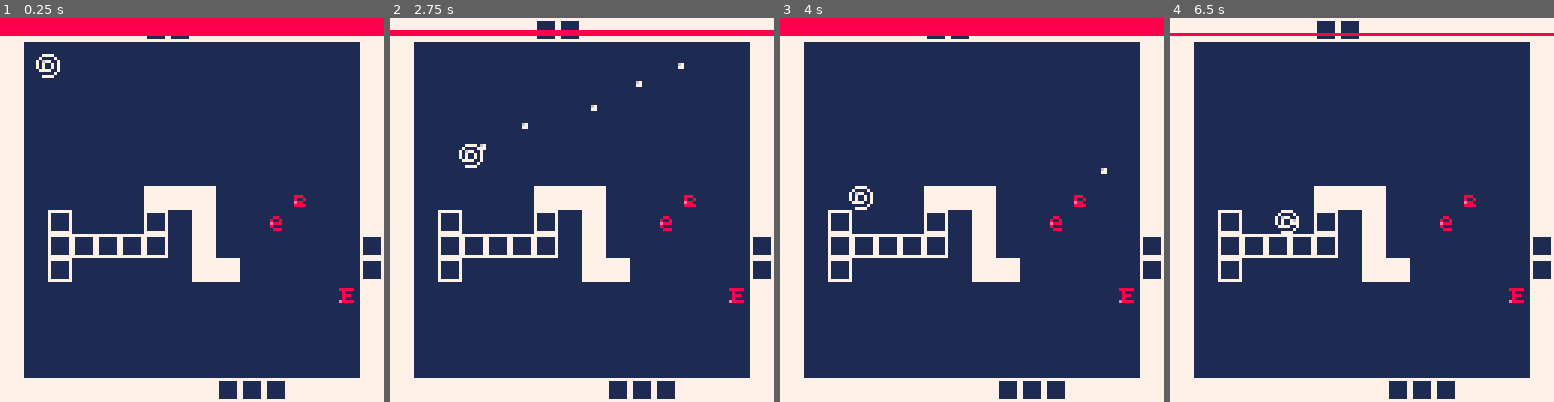
Above: before the commit, frames 1-4 (left to right).
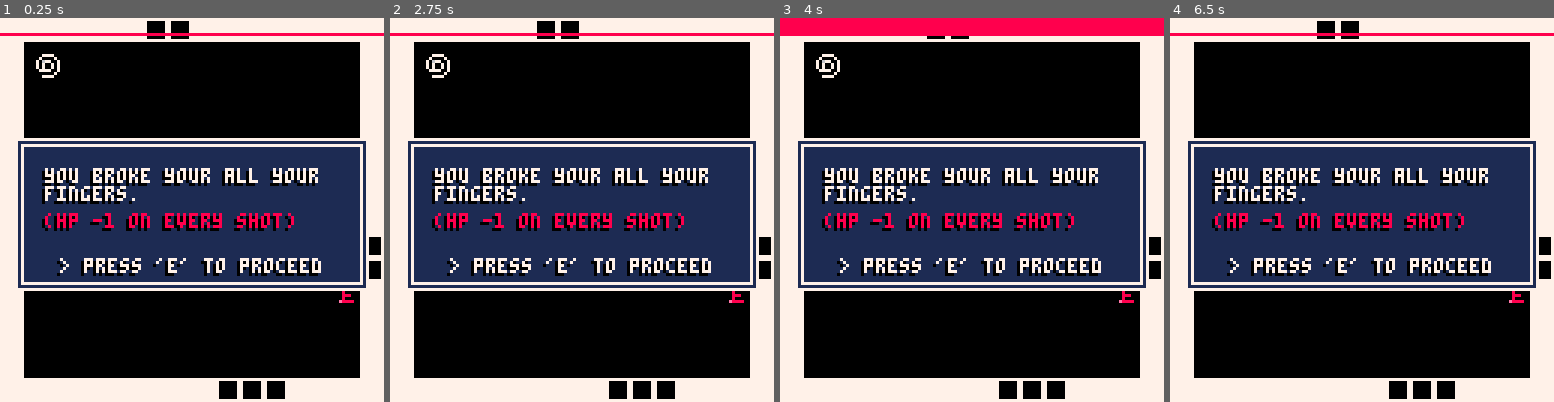
Above: after the commit, the same moments.

Repository: AlexanderClay/pico8-Projects
Game: PICO-8 cartridge hero.p8
The game is run twice, just before and just after one commit, with the same random seed, the same clock (stepped at 60 frames per second) and the same inputs.
Inputs:
- Up to frame 1 (0.25 s): no input
- Up to frame 2 (2.75 s): tap X (X key) at 0.33, 1.07, 1.85 s; tap O (Z key) at 0.7, 1.7, 2.1, 2.5 s; hold Right 1.6-2.1 s; hold P2 Left 1.6-2.1 s; hold Up 2.15-2.42 s; hold P2 Down 2.15-2.42 s; hold Right from 2.47 s (still down); hold P2 Left from 2.47 s (still down)
- Up to frame 3 (4 s): tap O (Z key) at 2.9, 3.3, 3.7 s; tap X (X key) at 2.97 s; release Right at 3.03 s; release P2 Left at 3.03 s; hold Left 3.08-3.58 s; hold P2 Right 3.08-3.58 s; hold Down 3.63-3.97 s; hold P2 Up 3.63-3.97 s
- Up to frame 4 (6.5 s): hold Right 4.02-4.68 s; hold P2 Left 4.02-4.68 s; tap X (X key) at 4.08, 5.2, 6.32 s; tap O (Z key) every 0.4 s from 4.1 to 6.1 s; hold Up 4.73-5.03 s; hold P2 Down 4.73-5.03 s; hold Left 5.08-5.68 s; hold P2 Right 5.08-5.68 s; hold Down 5.73-6.03 s; hold P2 Up 5.73-6.03 s; hold Right from 6.08 s (still down); hold P2 Left from 6.08 s (still down)

The runs differ from the first frame. In frame 1, 59% of the frame differs, in the area x 0-100%, y 0-100%; in frame 2, 57%; in frame 3, 56%; in frame 4, 56%.

Commit message:
added pause + unpause

Diff:
--- a/hero.p8
+++ b/hero.p8
@@ -23,7 +23,7 @@
 
 solid_actors = {}
 actor = {} --all actors in world
-
+paused = true
 -- make an actor
 -- and add to global collection
 -- x,y means center of the actor
@@ -270,6 +270,10 @@
 
 function _update()
 
+	if(paused==true) then
+		if(btn(2, 1)) paused = false
+		return
+	end
 
  pl.cool-=1
 
@@ -295,14 +299,24 @@
  cls()
 
  --test if map has empty tiles:
- rectfill(0, 0, 127,127,1)
+ --rectfill(0, 0, 127,127,3)
 
  -- level1
  map(0,0,0,0,16,16)
  foreach(actor,draw_actor)
 
-end
-
+ rect(5, 40, 122, 90, 7)
+ rectfill(6,41,121,89,1)
+ rect(7, 42, 120, 88, 7)
+ textshadow("> press 'e' to proceed", 20, 80, 7)
+ textshadow("you broke your all your\nfingers.", 15, 50, 7)
+ textshadow("(hp -1 on every shot)", 15, 65, 8)
+end
+
+function textshadow(text, x, y, col)
+	print (text, x-1, y+1, 0) -- shadow
+	print (text, x, y, col) -- main
+end
 __gfx__
 0000000000777700777777777777777700000000888e0000bbb30000000000000000000000000000888e000000cccc0000000000000000000000000000000000
 0000000007000070777777777000000700000000080800000b0b0000000000000000000000000000080800000c7777c000777700007777000077770000777700
